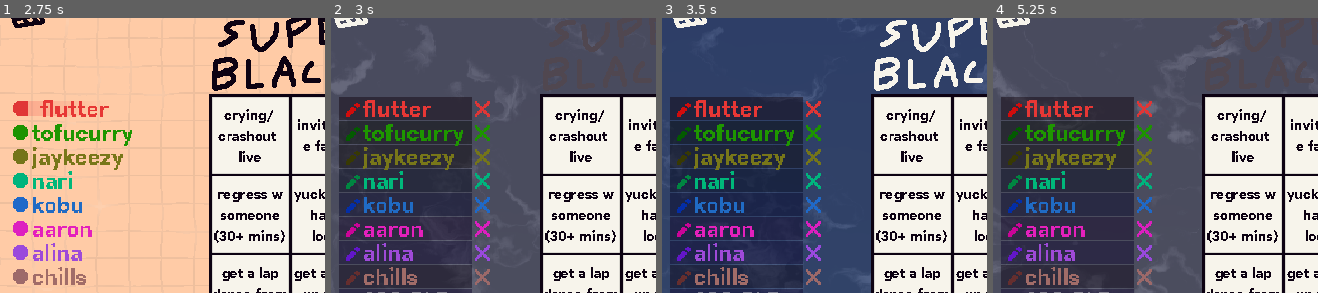
Above: before the commit, frames 1-4 (left to right).
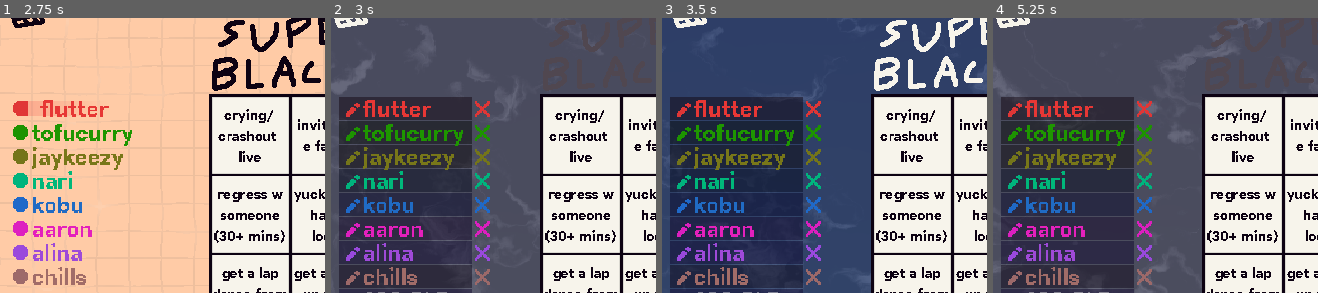
Above: after the commit, the same moments.

Repository: selar-owo/super-vrshit-blackout-bingo
Game: Godot game, scene res://scenes/bingler.tscn
Two runs of this game, one before a commit and one after it. Both use one fixed random seed, a clock stepped at 60 frames per second and the inputs below.
Inputs (mouse positions are % of the whole screen's width and height, from its top left):
- Up to frame 1 (2.75 s): click (11, 23) at 0.52 s; click (4, 5) at 1.25 s; click (11, 23) at 2.02 s
- Up to frame 2 (3 s): click (4, 5) at 2.75 s
- Up to frame 3 (3.5 s): no input
- Up to frame 4 (5.25 s): click (4, 5) at 3.5 s; click (11, 23) at 4.27 s; click (4, 5) at 5 s
The pictures show only the part of the screen within x 0-50%, y 6-56%; the shares and areas given below are measured in that part.

Frame 1 is identical in both runs. In frame 2, 0.7% of the frame differs, in the area x 4-9%, y 30-98%; in frame 3, 0.7%; in frame 4, 0.7%.

Commit message:
It can now Handle players. I will now add Entry Editing.

Diff:
--- a/scenes/bingler.tscn
+++ b/scenes/bingler.tscn
@@ -15,6 +15,7 @@
 [ext_resource type="Texture2D" uid="uid://cgadmrfrv41wh" path="res://sprites/musicenabled.png" id="9_lpvx3"]
 [ext_resource type="Texture2D" uid="uid://c5uopote8loo7" path="res://sprites/musicdisbled.png" id="10_milh4"]
 [ext_resource type="Script" uid="uid://cw55yxuo17b7q" path="res://scripts/musictoggle.gd" id="11_e87ia"]
+[ext_resource type="Script" uid="uid://bstohtnj7lixc" path="res://scripts/entries.gd" id="12_2bowk"]
 [ext_resource type="Texture2D" uid="uid://bisry50c6ypqa" path="res://sprites/musicenabled-hover.png" id="12_47i7e"]
 [ext_resource type="PackedScene" uid="uid://c0lpkr8kyv1jt" path="res://scenes/button_sound_component.tscn" id="12_vkrtc"]
 [ext_resource type="Script" uid="uid://coy1wqdohctxq" path="res://scripts/import_and_export.gd" id="13_f28py"]
@@ -759,6 +760,7 @@
 player_color = Color(0.652344, 0.440842, 0.440842, 1)
 
 [node name="Entries" type="Node2D" parent="."]
+script = ExtResource("12_2bowk")
 
 [node name="Entry1" parent="Entries" instance=ExtResource("8_sf11m")]
 position = Vector2(211.5, 113)
--- /dev/null
+++ b/scripts/entries.gd
@@ -0,0 +1,7 @@
+extends Node2D
+
+func reload_all_entries() -> void:
+	for i:Entry in self.get_children():
+		var shitfart = i.player_idx_owned
+		i.reload_data(shitfart,true)
+		print(i.player_idx_owned)
--- a/scripts/entry.gd
+++ b/scripts/entry.gd
@@ -43,15 +43,15 @@
 		players_done.get_child(idx).show()
 		idx += 1
 
-func reload_data(data) -> void:
+func reload_data(data,refreshing=false) -> void:
 	print("reloading ",data)
 	var prev_owned := player_idx_owned
 	player_idx_owned = []
 	for i in players_done.get_children():
 		i.hide()
 	label.modulate.a = 1
-	removed.visible = !(data.size() == 0 or data == prev_owned)
-	if data.size() == 0 or data == prev_owned: return
+	removed.visible = !(data.size() == 0 or (data == prev_owned and !refreshing))
+	if data.size() == 0 or (data == prev_owned and !refreshing): return
 	label.modulate.a = 0.5
 	var idx := 0
 	for i in data:
--- a/scripts/player.gd
+++ b/scripts/player.gd
@@ -21,6 +21,7 @@
 @onready var add_player: Button = $AddPlayer
 @onready var delete_player: TextureButton = $DeletePlayer
 @onready var entries: Node2D = $"../../Entries"
+@onready var save_states: SaveStatesHandler = $"../../SaveStates"
 
 func _ready() -> void:
 	reload_player()
@@ -46,7 +47,8 @@
 		if edit_color_button.disabled: return
 		bingler.all_players[self.get_index()][1] = clr
 		player_color = clr
-		edit_color_button.modulate = player_color
+		self.modulate = player_color
+		entries.reload_all_entries()
 		)
 	edit_name.text_changed.connect(func(txt)->void:
 		var myfaaart := edit_name.caret_column
@@ -57,16 +59,21 @@
 		edit_name.caret_column = myfaaart
 		)
 	add_player.button_down.connect(func()->void:
+		var new_plr_idx:int = bingler.all_players.size()
 		bingler.all_players.append(["player",Color(0.9,0.8,0.9)])
+		players.get_child(new_plr_idx).edit_color_button.show()
 		players.reload_all_players()
 		)
 	delete_player.button_down.connect(func()->void:
+		players.get_child(bingler.all_players.size()).hide()
 		var maindicks := self.get_index()
 		for i:Entry in entries.get_children():
 			i.player_idx_owned = tfinamethis(i)
 		bingler.all_players.remove_at(maindicks)
 		print("DLT: Attempted to delete player ",bingler.all_players)
 		players.reload_all_players()
+		entries.reload_all_entries()
+		#save_states.save_n_download()
 		)
 
 func tfinamethis(i) -> Array:
@@ -84,7 +91,6 @@
 func reload_player() -> void:
 	name_label.text = player_name
 	self.modulate = player_color
-	edit_color_button.modulate = player_color
 	add_player.visible = (name_label.text == "ADD PLR")
 	delete_player.visible = (bingler.editing and name_label.text != "ADD PLR")
 	edit_name.editable = !(name_label.text == "ADD PLR")
@@ -101,9 +107,7 @@
 	name_label.visible = !state
 	match state:
 		true:
-			self.modulate = Color(1,1,1)
 			button.set_pressed(false)
 			edit_name.text = player_name
-			color_picker.color = player_color
 	if (name_label.text == "ADD PLR"): return
 	edit_color_button.visible = state
Not shown: 1 places in scenes/bingler.tscn that only renumber resources
Not shown, added: scripts/entries.gd.uid
